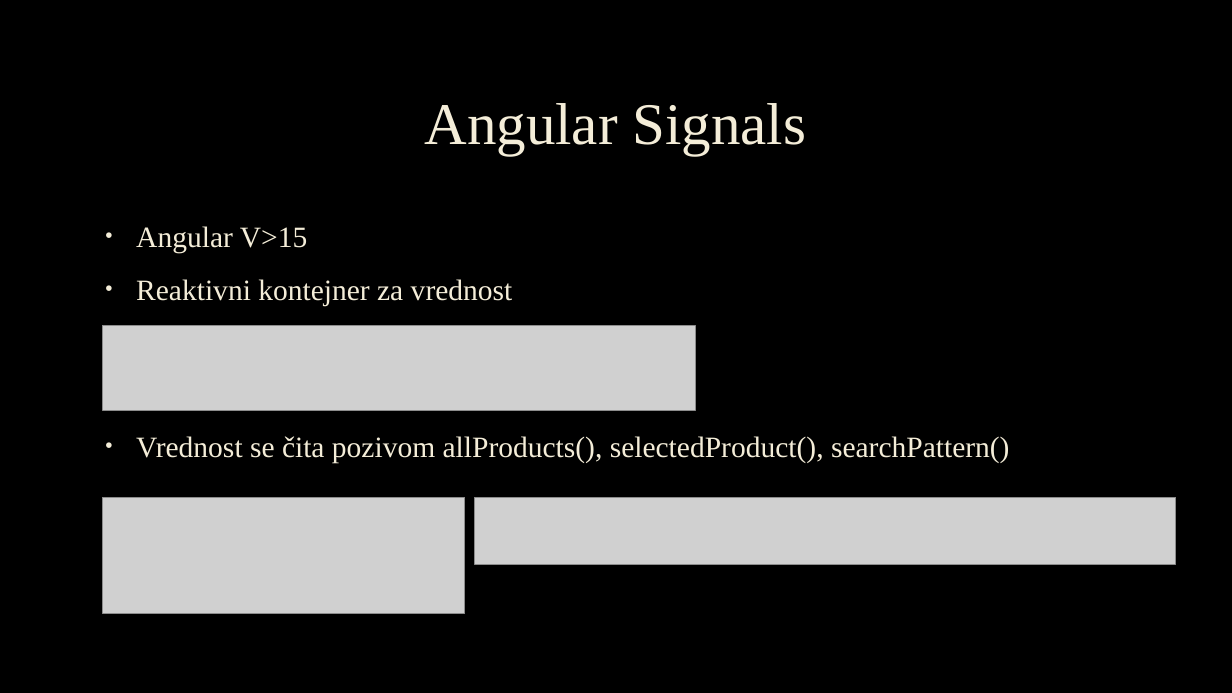
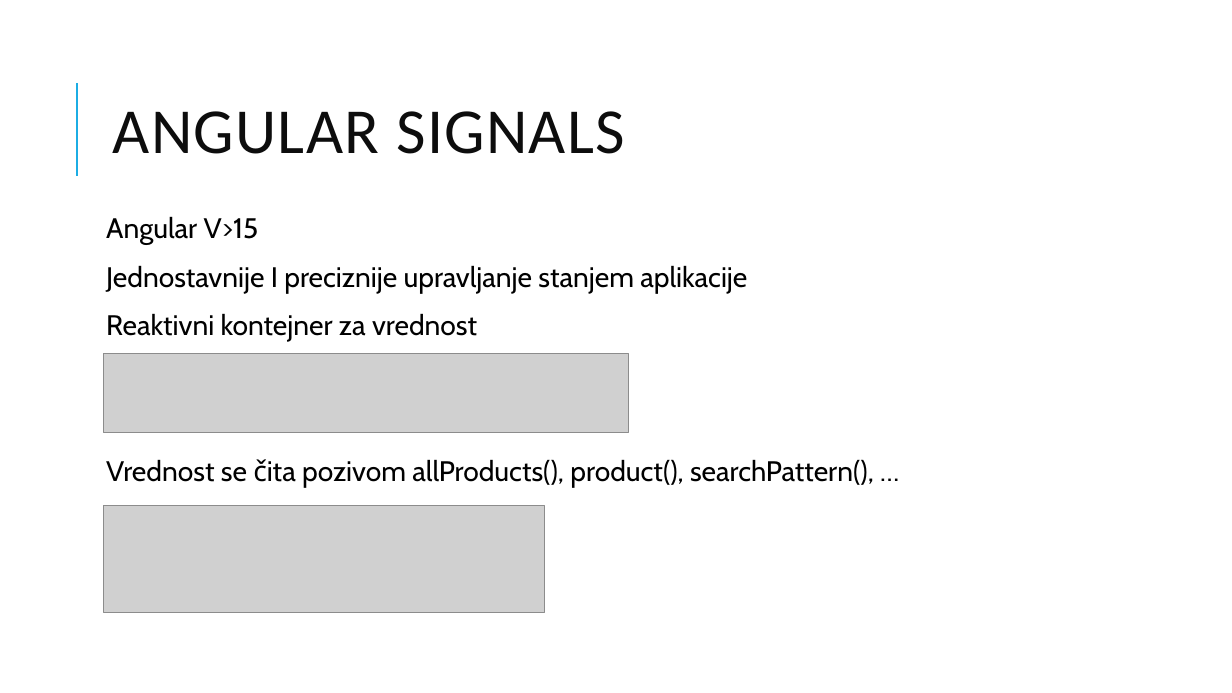
Before and after one commit to anitagolubovic/SignalsAndRxJs, a slide deck: slide 10 of Signali I RxJS.pptx. Drawn at 1232x693 pixels with LibreOffice and Linux fonts; fonts in the diff are those of the drawing; grey boxes stand for pictures; background and template pictures are left out. Boxes give left, top, right and bottom in pixels: in the first picture for what was removed or moved away, otherwise in the second. Text is boxed around its words. In the diff, an @@ line names an element or a change of style, - is before the commit and + after.

```diff
--- a/Signali I RxJS.pptx
+++ b/Signali I RxJS.pptx
@@ background picture (left out) to #FFFFFF @@
@@ line added from (77, 176) to (77, 83), #1CADE4 1.5 pt @@
@@ title at bbox=[113, 111, 625, 154]: text changed; size 46 to 50 pt; font Times New Roman to Calibri; text colour #F4EDD8 to #0D0D0D @@
-Angular Signals
+ANGULAR SIGNALS
@@ text at bbox=[106, 216, 477, 341]: size 23 to 22 pt, font Times New Roman to Cabin, text colour #F4EDD8 to #000000, letter outline #404040 0.75 pt to none in "Angular V>15", "Reaktivni kontejner za vrednost"; bullet • to  ; line spacing 1.1 to 0.9; more space between paragraphs; bullet colour #F4EDD8 to #1CADE4 @@
@@ text at bbox=[106, 265, 747, 293]: paragraph added @@
+  Jednostavnije I preciznije upravljanje stanjem aplikacije
@@ picture removed at bbox=[103, 326, 695, 410] @@
@@ picture added at bbox=[104, 354, 628, 433] @@
@@ text at bbox=[106, 459, 874, 487]: text changed; size 23 to 22 pt; font Times New Roman to Cabin; text colour #F4EDD8 to #000000 @@
-• Vrednost se čita pozivom allProducts(), selectedProduct(), searchPattern()
+  Vrednost se čita pozivom allProducts(), product(), searchPattern(), …
@@ picture: place and size @@
-picture at bbox=[103, 497, 465, 614]
+picture at bbox=[104, 506, 544, 613]
@@ picture removed at bbox=[475, 497, 1176, 565] @@
```
Also in this commit, not shown: 15 other slides changed, 3 slides added, 1 slide removed, 2 other files.
